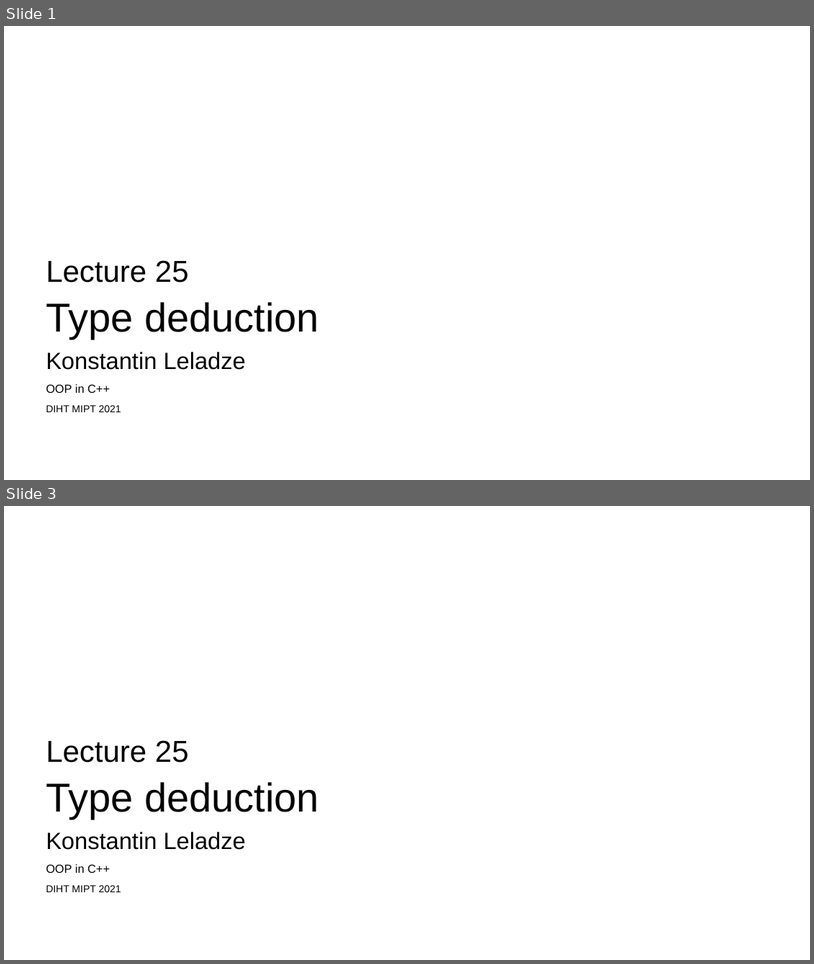
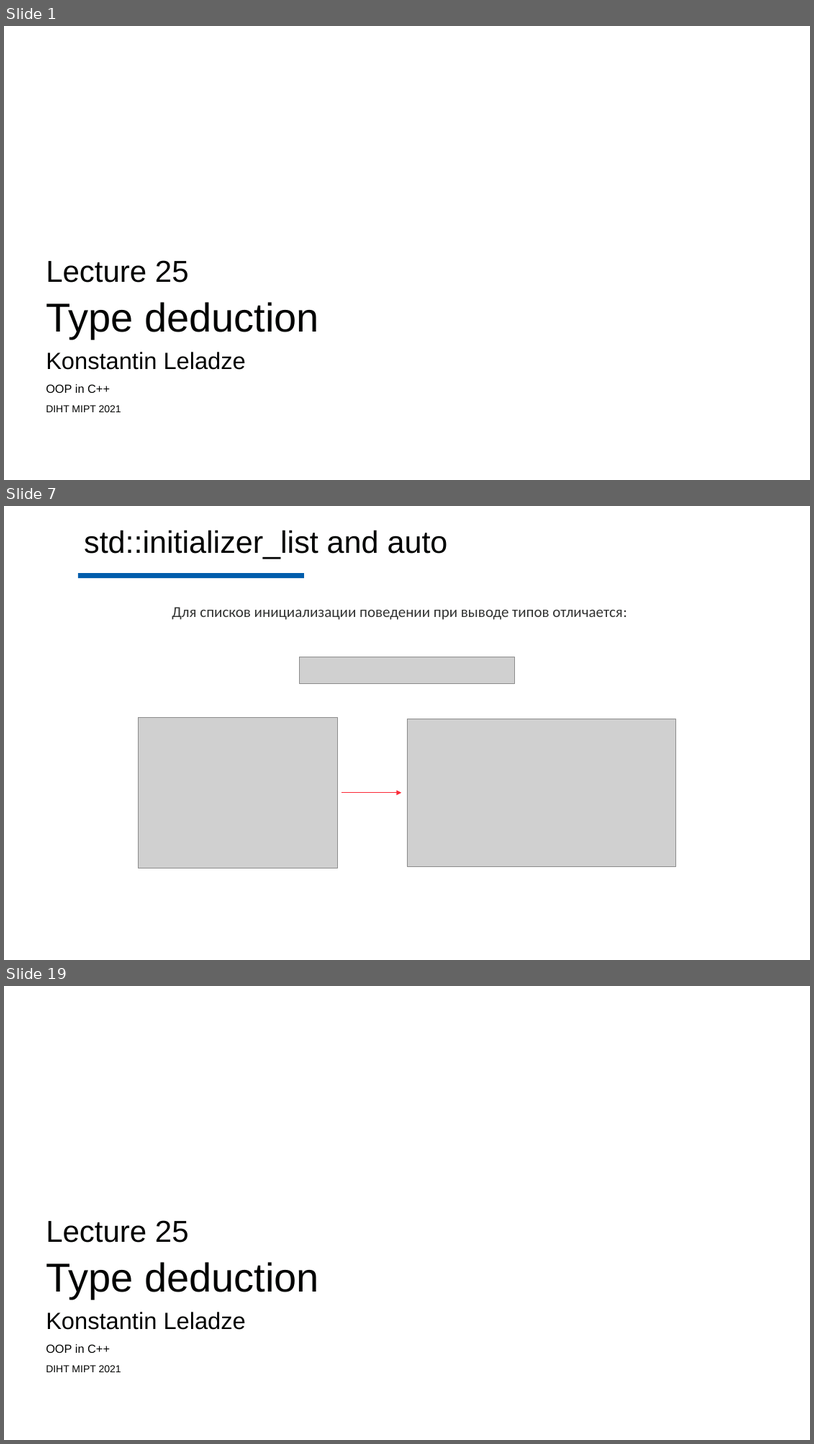
Before and after one commit to Costello1329/cpp-mipt-2021, a slide deck: lectures/lecture-25/draft.pptx. Shown one above the other, each under a label of ours: slides 1 and 3 before the commit, slides 1, 7 and 19 after it; the slides between them are not shown. The pictures are 814x964 and 814x1444 pixels, drawn with LibreOffice and Linux fonts; fonts in the diff are those of the drawing; grey boxes stand for pictures; background and template pictures are left out. Boxes give left, top, right and bottom in pixels: in the first picture for what was removed or moved away, otherwise in the second. Text is boxed around its words. In the diff, an @@ line names an element or a change of style, - is before the commit and + after.

```diff
--- a/lectures/lecture-25/draft.pptx
+++ b/lectures/lecture-25/draft.pptx
@@ slide 7 added at (x1=4, y1=506, x2=810, y2=960), background #FEFEFE @@
@@ text added at (x1=84, y1=530, x2=448, y2=559), 37 pt, text #020302 @@
+std::initializer_list and auto
@@ line added from (78, 576) to (304, 576), #015DAC 6 pt @@
@@ text added at (x1=172, y1=607, x2=627, y2=620), 18 pt, text #323332 @@
+Для списков инициализации поведении при выводе типов отличается:
@@ picture added at (x1=299, y1=657, x2=515, y2=683) @@
@@ picture added at (x1=139, y1=717, x2=337, y2=867) @@
@@ picture added at (x1=407, y1=718, x2=676, y2=866) @@
@@ arrow added from (342, 793) to (401, 793), #FB2B38 1 pt @@
@@ what was slide 3 is now slide 19 @@
```
Also in this commit, not shown: 16 other slides added, 1 slide removed.
